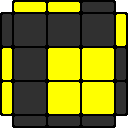
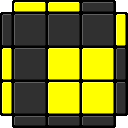
Comparing the layer stacks of the two (128, 128) images. Changes:
painted on "color" over [2, 2, 126, 126]
